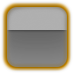
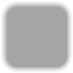
Two versions of the same layered image (73 x 73). Layer-by-layer changes:
hid "Title" over [left=7, top=7, right=67, bottom=71]
"Body": opacity 85% → 70% over [left=7, top=7, right=67, bottom=67]
hid "OutLine", painted on it over [left=6, top=6, right=68, bottom=68]
